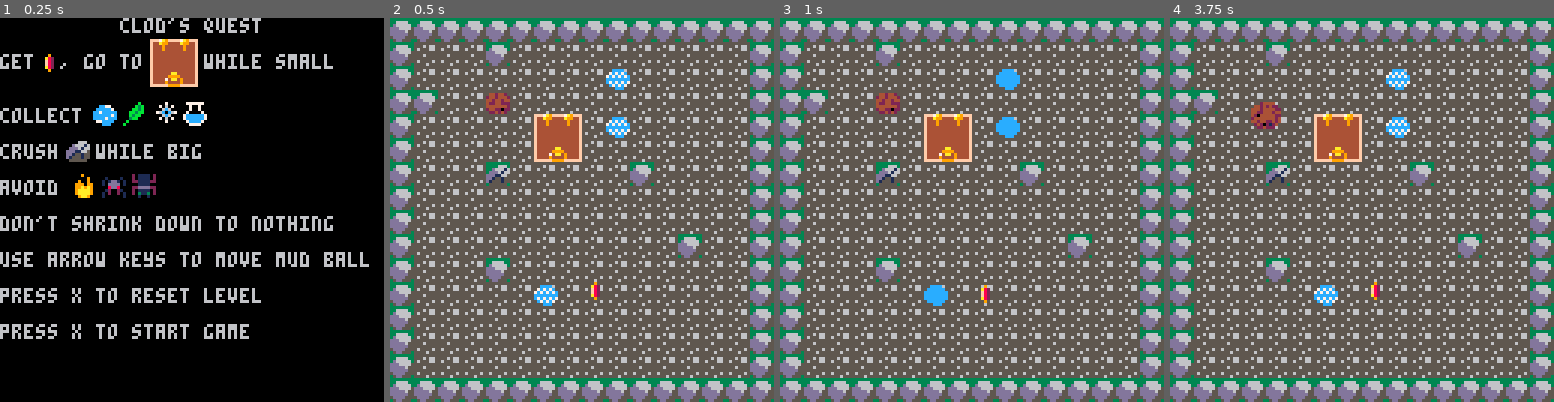
Above: before the commit, frames 1-4 (left to right).
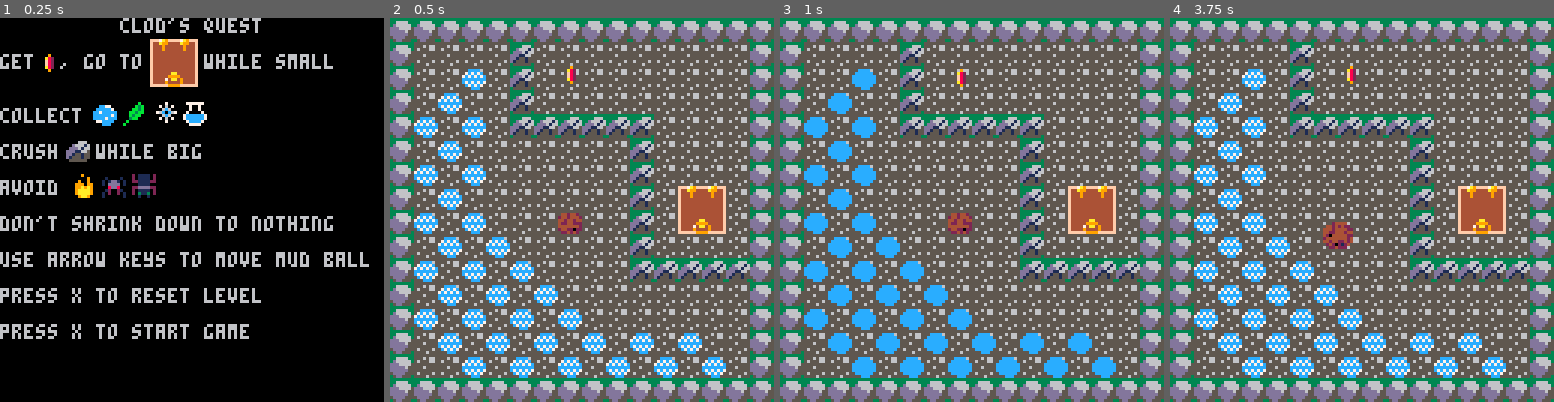
Above: after the commit, the same moments.

Repository: cassandra-largosa/Jelly-and-Jam
Game: PICO-8 cartridge jam.p8
Two runs of this game, one before a commit and one after it. Both use one fixed random seed, a clock stepped at 60 frames per second and the inputs below.
Inputs:
- Up to frame 1 (0.25 s): no input
- Up to frame 2 (0.5 s): tap X (X key) at 0.33 s
- Up to frame 3 (1 s): tap O (Z key) at 0.7 s
- Up to frame 4 (3.75 s): tap X (X key) at 1.07, 1.85, 2.97 s; hold Right 1.6-2.1 s; tap O (Z key) every 0.4 s from 1.7 to 3.7 s; hold Up 2.15-2.42 s; hold Right 2.47-3.03 s; hold Left 3.08-3.58 s; hold Down from 3.63 s (still down)

Frame 1 is identical in both runs. In frame 2, 19% of the frame differs, in the area x 6-94%, y 6-94%; in frame 3, 19%; in frame 4, 19%.

Commit message:
Turned Level 0 into a tutorial

Diff:
--- a/jam.p8
+++ b/jam.p8
@@ -138,7 +138,7 @@
 end
 
 --constants
-first_level = 1
+first_level = 0
 last_level = 21
 mud_speed = 4 --default mud step distance in pixels
 puddle_growth = -5 --amount to grow mud by when it steps in a puddle
@@ -872,20 +872,20 @@
 35353535353535353535353535353535353535353535353535353535353535350000000000000000000000000000000000000000000000000000000000000000
 __map__
 5353535353535353535353535353535353535353535353535353535353535353535353535353535353535353535353535353535353535353535353535353535353535353535353535353535353535353535353535353535353535353535353535353535353535353535353535353535353535353535353535353535353535353
-535555555555555555555555555555535355555553555555555555555555555353555555555555555555555555555553535655555555555555555555555561535300555556555555555555555555555353555555555a555555555a5555556153535a5a5a5a5a5a4b555a5a5a5a5a5a5353555a5a5a5a5a5a5a5a5a5a5a5a5553
-535555555555555555555555555555535355555555555555555655555555555353555555555555555555555555555553535555555555555555555555555555535355555555555555555555555555555353555555555a555555555a555555555353555a5a5a5a5a55555a5a5a5a5a555353555a56555555555555556455550053
-535555555555556455555555555555535353555500555555555555555555555353555555555555565555555555555553535555555555555555555555555555535355555556555555555555555555555353555555555a555555555a55555555535355555a5a5a5a5a5a5a5a5a5a5a555353555a55555555555555555555555553
-535555555555555555555555555555535355555555554b5555565555555555535355565555555555555555555655555353555555555555555555555a5a5a5a5353565556555555555555555555555553535555555553555555555a5555555553535555555a555a5a5a555a5a5a55555353555a55555a5a5a5a5a5a5a5a5a5553
-5355555555555555555555555555555353555555555555555555555555555553535555555555555555555555555555535355555555535353535355555555555353555555555555555555555555555553535555555553556455555a55555555535355555556555555555555555555555353555a55555a55555555555555555553
-53555555555655555555555555555553535555555a555555555553555555555353555555555555555555555555555553535655555555554b555555555655555353555555555555555555555555555553535555555553555555555a55555555535355555655555556555555555556555353555a55555a554b5555555555555553
-53555555555555555555555555555553535555555555555555555555555555535355555555555555555555555555555353565555555555555555555555555553535a5a5a5a5a535353535a5a5a5a5a53535555555553555555555355555555535355555555555655555555555655555353555a56555a55555555555555555553
-5355554755005561554b5555555555535355555555555555555555555555555353555555555555005555555555555553535555555555550055555555555555535355555555555353535355555555555353555555555a550055555355555555535355555555555555555555555555555353555a55555a5555555a555568555553
-535555555555555555555555555555535355555555555555555555555355555353555655555555555555555561555553535555555555555555555555555555535355555555555353535355555555555353555555555a555555555355565655535355555555555555555655555555555353555a55555a555a5a55555555555553
-53555555555a555555555555555555535355555553555555555555555555555353555555555555555555555555555553535a5a5a5a5a5a5a5a5a5a5a5a5a5a535355555555555555555555555555555353555555555a555555555355565655535355555655555555615555555555555353555a55555a5a555555555555555553
-53555555555555555555555555555553535555555555565561555555555555535355555555555555555555554b555553535555555555555555555555555555535355555555555555555555555555555353555555555a555656555a55555555535355565555555555555555555555555353555a55555555555555555555555553
-535555555555555555555555555555535355555555555555555555555555555353555555555555565555555555555553535555565556555655565556555655535355555555555555565555555656565353555555555a555656555a55555555535355555555555555555555555556555353555a56555555555655555555556153
-53555555555555555555555555555553535555555555555555555555555555535355555555555555555555555555555353555655565556555655565556555553535555555555555555555555564b5553534b5555555a555555555a55555555535355555555565555555555555655555353555a5a5a5a5a5a5a5a5a5a5a5a5553
-535555555555555555555555555555535355555555555555555555555555555353555555555555555555555555555553535555555555555555555555555555535361555555555555555555555655555353555555555a555555555a55555555535355555556555500555555555555555353555555565555565555565555565553
+53555555555a555555555555555555535355555553555555555555555555555353555555555555555555555555555553535655555555555555555555555561535300555556555555555555555555555353555555555a555555555a5555556153535a5a5a5a5a5a4b555a5a5a5a5a5a5353555a5a5a5a5a5a5a5a5a5a5a5a5553
+53555556555a556155555555555555535355555555555555555655555555555353555555555555555555555555555553535555555555555555555555555555535355555555555555555555555555555353555555555a555555555a555555555353555a5a5a5a5a55555a5a5a5a5a555353555a56555555555555556455550053
+53555655555a555555555555555555535353555500555555555555555555555353555555555555565555555555555553535555555555555555555555555555535355555556555555555555555555555353555555555a555555555a55555555535355555a5a5a5a5a5a5a5a5a5a5a555353555a55555555555555555555555553
+53565556555a5a5a5a5a5a55555555535355555555554b5555565555555555535355565555555555555555555655555353555555555555555555555a5a5a5a5353565556555555555555555555555553535555555553555555555a5555555553535555555a555a5a5a555a5a5a55555353555a55555a5a5a5a5a5a5a5a5a5553
+535556555555555555555a555555555353555555555555555555555555555553535555555555555555555555555555535355555555535353535355555555555353555555555555555555555555555553535555555553556455555a55555555535355555556555555555555555555555353555a55555a55555555555555555553
+535655565555555555555a5555555553535555555a555555555553555555555353555555555555555555555555555553535655555555554b555555555655555353555555555555555555555555555553535555555553555555555a55555555535355555655555556555555555556555353555a55555a554b5555555555555553
+535556555555555555555a554b555553535555555555555555555555555555535355555555555555555555555555555353565555555555555555555555555553535a5a5a5a5a535353535a5a5a5a5a53535555555553555555555355555555535355555555555655555555555655555353555a56555a55555555555555555553
+535655565555550055555a55555555535355555555555555555555555555555353555555555555005555555555555553535555555555550055555555555555535355555555555353535355555555555353555555555a550055555355555555535355555555555555555555555555555353555a55555a5555555a555568555553
+535556555655555555555a55555555535355555555555555555555555355555353555655555555555555555561555553535555555555555555555555555555535355555555555353535355555555555353555555555a555555555355565655535355555555555555555655555555555353555a55555a555a5a55555555555553
+535655565556555555555a5a5a5a5a535355555553555555555555555555555353555555555555555555555555555553535a5a5a5a5a5a5a5a5a5a5a5a5a5a535355555555555555555555555555555353555555555a555555555355565655535355555655555555615555555555555353555a55555a5a555555555555555553
+53555655565556555555555555555553535555555555565561555555555555535355555555555555555555554b555553535555555555555555555555555555535355555555555555555555555555555353555555555a555656555a55555555535355565555555555555555555555555353555a55555555555555555555555553
+535655565556555655555555555555535355555555555555555555555555555353555555555555565555555555555553535555565556555655565556555655535355555555555555565555555656565353555555555a555656555a55555555535355555555555555555555555556555353555a56555555555655555555556153
+53555655565556555655565556555553535555555555555555555555555555535355555555555555555555555555555353555655565556555655565556555553535555555555555555555555564b5553534b5555555a555555555a55555555535355555555565555555555555655555353555a5a5a5a5a5a5a5a5a5a5a5a5553
+535555565556555655565556555655535355555555555555555555555555555353555555555555555555555555555553535555555555555555555555555555535361555555555555555555555655555353555555555a555555555a55555555535355555556555500555555555555555353555555565555565555565555565553
 5353535353535353535353535353535353535353535353535353535353535353535353535353535353535353535353535353535353535353535353535353535353535353535353535353535353535353535353535353535353535353535353535353535353535353535353535353535353535353535353535353535353535353
 5353535353535353535353535353535353535353535353535353535353535353535353535353535353535353535353535353535353535353535353535353535353535353535353535353535353535353535353535353535353535353535353535353535353535353535353535353535353535353535353535353535353535353
 535555555555554b555555555555555353555555555555555555555555556853534b555555555555555555555555555353555555554755555555535555535553535555555555554b5555555555555553535555555555555555555575555555535368555568535555555547554b55555353555555735555555555555555555553
